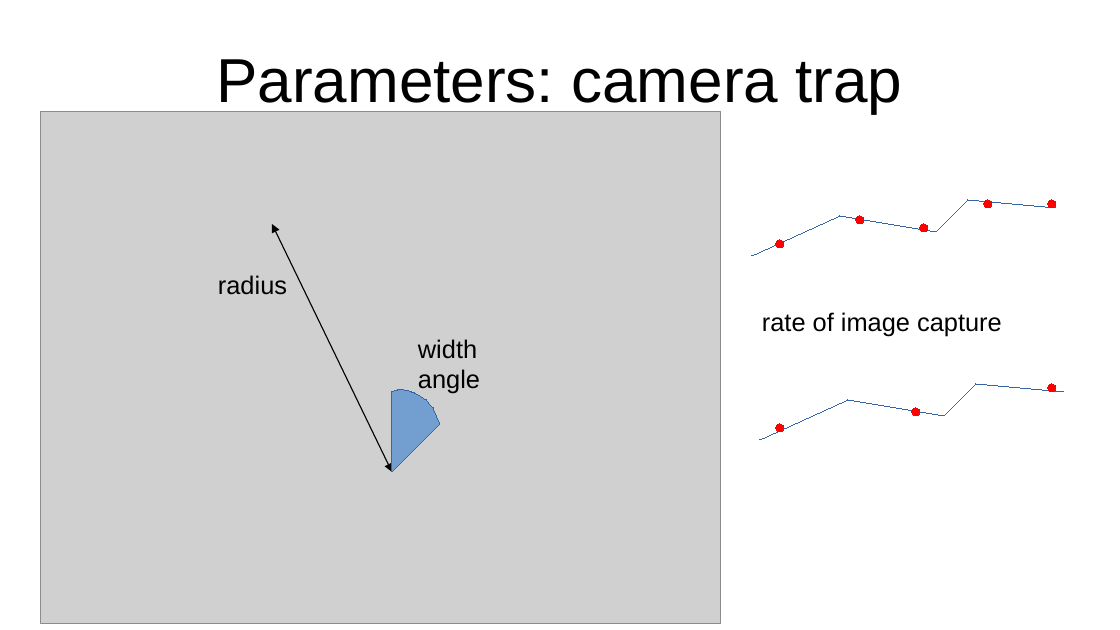
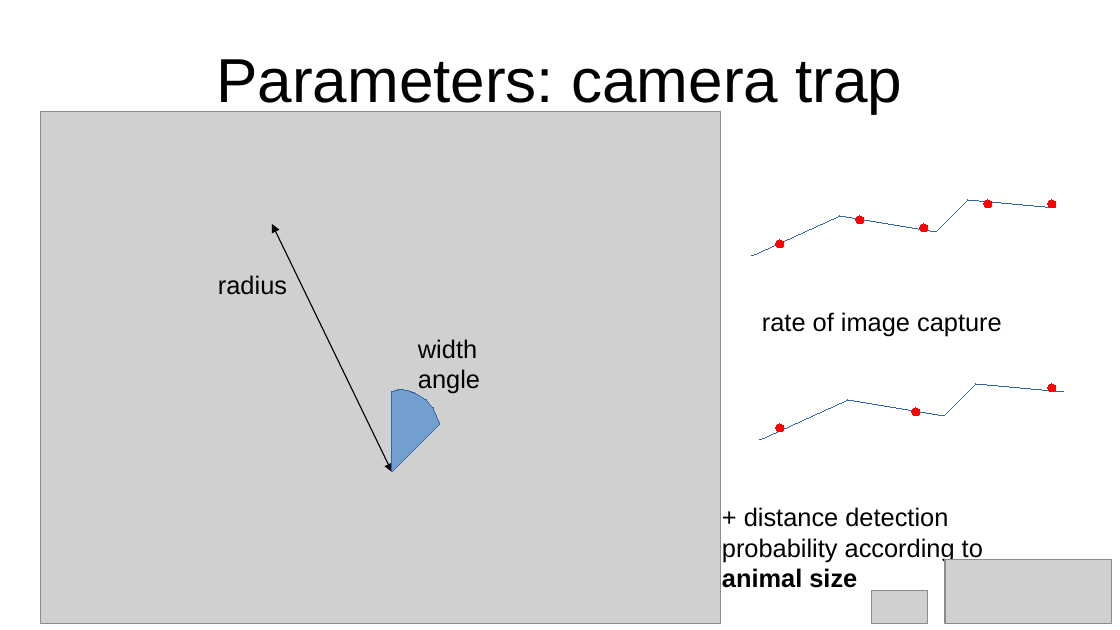
Before and after one commit to lizziebru/CamtrapSimulation, a slide deck: slide 4 of writeup/Camtrapsim_pres.odp. Drawn at 1120x630 pixels with LibreOffice and Linux fonts; fonts in the diff are those of the drawing; grey boxes stand for pictures. Boxes give left, top, right and bottom in pixels: in the first picture for what was removed or moved away, otherwise in the second. Text is boxed around its words. In the diff, an @@ line names an element or a change of style, - is before the commit and + after.

```diff
--- a/writeup/Camtrapsim_pres.odp
+++ b/writeup/Camtrapsim_pres.odp
@@ text added at [722, 507, 983, 588], 18 pt, text #000000 @@
++ distance detection probability according to animal size
@@ picture added at [945, 560, 1112, 624] @@
@@ picture added at [872, 592, 928, 624] @@
```
Also in this commit, not shown: 4 other slides changed, 6 slides added, 3 slides removed, 4 other files.
